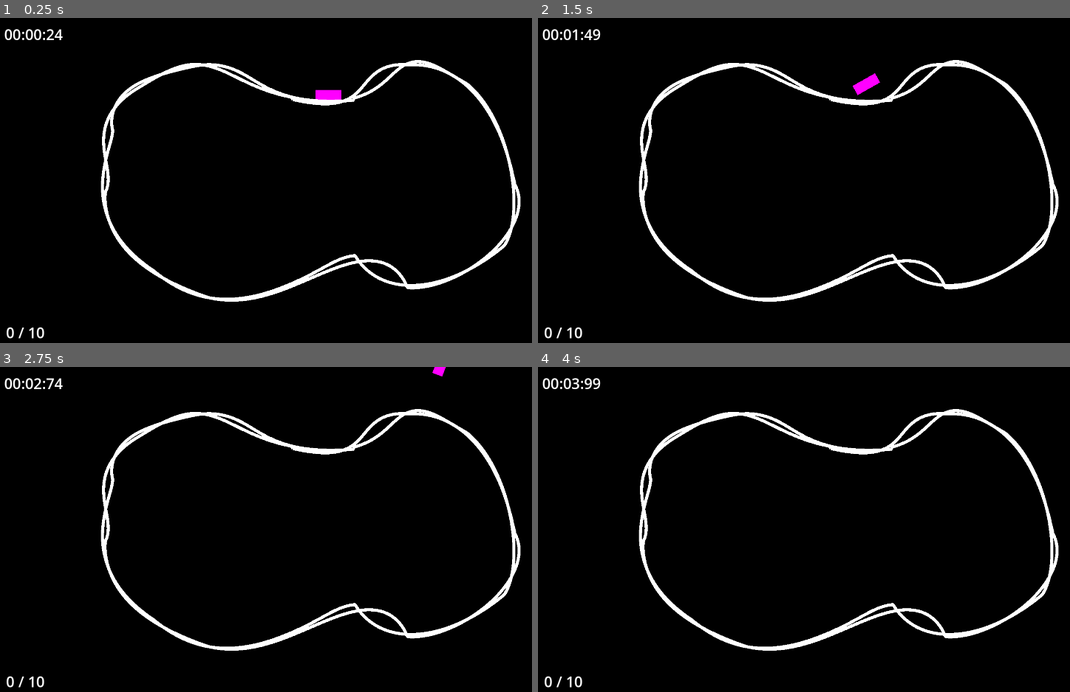
Above: before the commit, frames 1-4 (two rows, left to right).
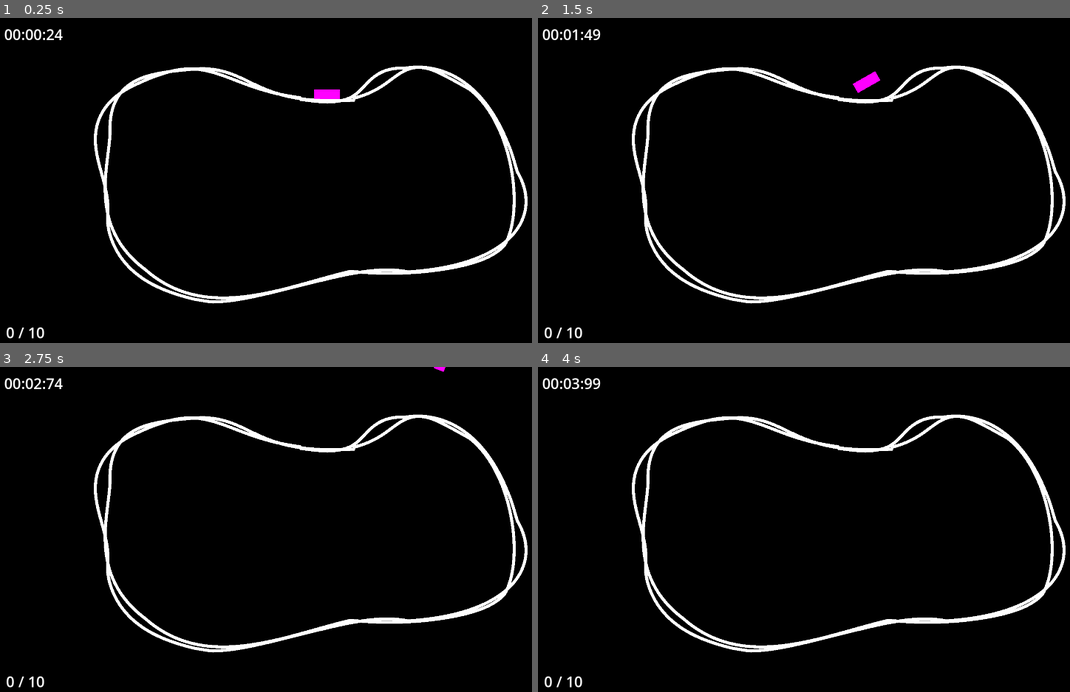
Above: after the commit, the same moments.

Repository: Timjb4235/three-brothers
Game: Godot game, scene res://scenes/main.tscn
Two runs of this game, one before a commit and one after it. Both use one fixed random seed, a clock stepped at 60 frames per second and the inputs below.
Inputs:
- Up to frame 1 (0.25 s): no input
- Up to frame 2 (1.5 s): hold Right (right) 0.53-1.28 s; hold Down (down) from 1.28 s (still down)
- Up to frame 3 (2.75 s): release Down (down) at 2.03 s; hold Right (right) from 2.03 s (still down)
- Up to frame 4 (4 s): release Right (right) at 2.78 s; hold Up (up) 2.78-3.53 s; hold A (left) from 3.53 s (still down)

The runs differ from the first frame. In frame 1, 4.4% of the frame differs, in the area x 17-100%, y 12-88%; in frame 2, 4.5%; in frame 3, 4.4%; in frame 4, 4.4%.

Commit message:
Add track scaling

Diff:
--- a/scenes/racetrack.tscn
+++ b/scenes/racetrack.tscn
@@ -1,10 +1,11 @@
-[gd_scene load_steps=3 format=3 uid="uid://cmsk4f5x8q77p"]
+[gd_scene load_steps=4 format=3 uid="uid://cmsk4f5x8q77p"]
 
 [ext_resource type="Script" path="res://scripts/racetrack.gd" id="1_6hoh6"]
+[ext_resource type="Script" path="res://scripts/scaled_path2d.gd" id="2_nqkqu"]
 
 [sub_resource type="Curve2D" id="Curve2D_x2siw"]
 _data = {
-"points": PackedVector2Array(-192.843, 4.75198, 192.843, -4.75198, 1065, 263, -186.455, -61.1908, 186.455, 61.1908, 1437, 184, 22.9099, -131.635, -22.9099, 131.635, 1670, 642, 152.275, 93.2538, -152.275, -93.2538, 1253, 826, 274.783, 134.611, -274.783, -134.611, 603, 867, -8.93185, 77.6354, 8.93185, -77.6354, 369, 465, -204.071, 77.3279, 204.071, -77.3279, 559, 191, -257.314, -11.7725, 257.314, 11.7725, 1065, 263)
+"points": PackedVector2Array(-192.843, 4.75198, 192.843, -4.75198, 1065, 263, -186.455, -61.1908, 186.455, 61.1908, 1445, 201, 22.9099, -131.635, -22.9099, 131.635, 1670, 642, 206.214, 1.85706, -206.214, -1.85706, 1253, 826, 222.342, 110.638, -222.342, -110.638, 576, 864, -2.93862, 107.602, 2.93862, -107.602, 369, 465, -192.085, 50.3584, 192.085, -50.3584, 559, 191, -257.314, -11.7725, 257.314, 11.7725, 1065, 263)
 }
 point_count = 8
 
@@ -13,3 +14,5 @@
 
 [node name="Path2D" type="Path2D" parent="."]
 curve = SubResource("Curve2D_x2siw")
+script = ExtResource("2_nqkqu")
+point_scales = PackedFloat32Array(0.75, 1.25, 1.5, 1, 0.5, 1.5, 1.75)
--- a/scripts/racetrack.gd
+++ b/scripts/racetrack.gd
@@ -62,8 +62,13 @@
 		_baked_curve_points.append(point_at_offset)
 
 		# Define the inner and outer walls by following the normal in both directions
-		var inner_point = point_at_offset.get_origin() + point_at_offset.x * (TRACK_WIDTH / 2)
-		var outer_point = point_at_offset.get_origin() - point_at_offset.x * (TRACK_WIDTH / 2)
+		var normalized_offset = offset / _path.curve.get_baked_length()
+		var point_scale = _path.calc_point_scale_at_offset(normalized_offset)
+		var half_width = TRACK_WIDTH / 2
+		var scaled_half_width = half_width * point_scale
+		# For now we only scale the outer edge because scaling inner corners is problematic
+		var inner_point = point_at_offset.get_origin() + point_at_offset.x * half_width
+		var outer_point = point_at_offset.get_origin() - point_at_offset.x * scaled_half_width
 		_inner_curve.add_point(inner_point)
 		_outer_curve.add_point(outer_point)
 
--- /dev/null
+++ b/scripts/scaled_path2d.gd
@@ -0,0 +1,26 @@
+extends Path2D
+
+@export var point_scales: PackedFloat32Array
+
+func _ready():
+	for i in curve.point_count:
+		if i >= point_scales.size():
+			# Default to 1 if no scale is set
+			point_scales.append(1.0)
+
+func _process(delta):
+	pass
+
+# Given an offset along the path between 0 and 1, calculates the point scale
+func calc_point_scale_at_offset(offset: float):
+	# Calculate the point scale by interpolating between the points either side of this offset
+	var offset_relative_to_num_points = offset * curve.point_count
+	var prev_point_index = floor(offset_relative_to_num_points)
+	var next_point_index = ceil(offset_relative_to_num_points)
+	if next_point_index >= curve.point_count:
+		# Wrap around
+		next_point_index = 0
+	var point_scale_floor = point_scales[prev_point_index]
+	var point_scale_ceil = point_scales[next_point_index]
+	var progress_to_next_point = offset_relative_to_num_points - prev_point_index;
+	return lerp(point_scale_floor, point_scale_ceil, progress_to_next_point)
